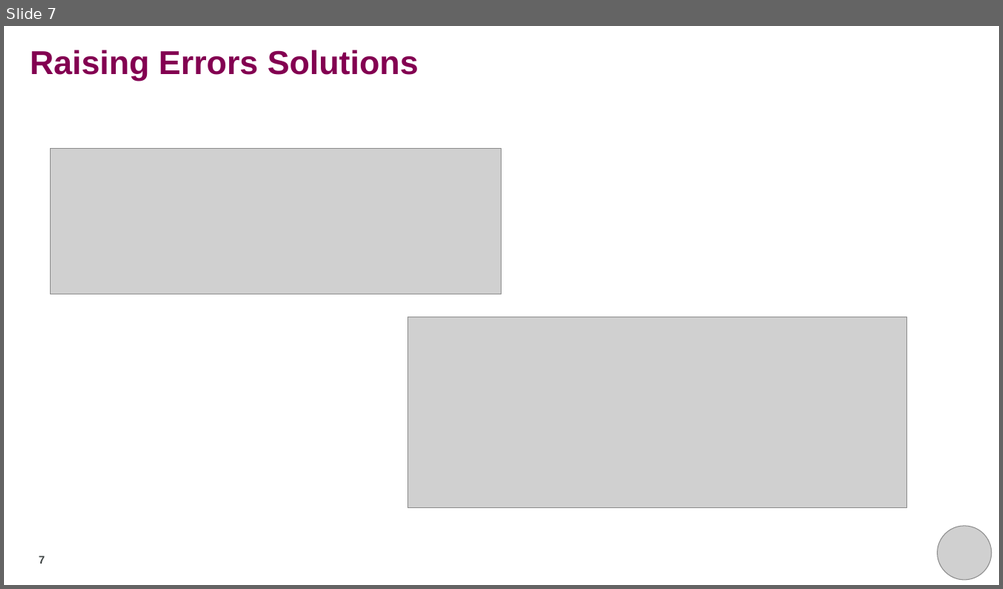
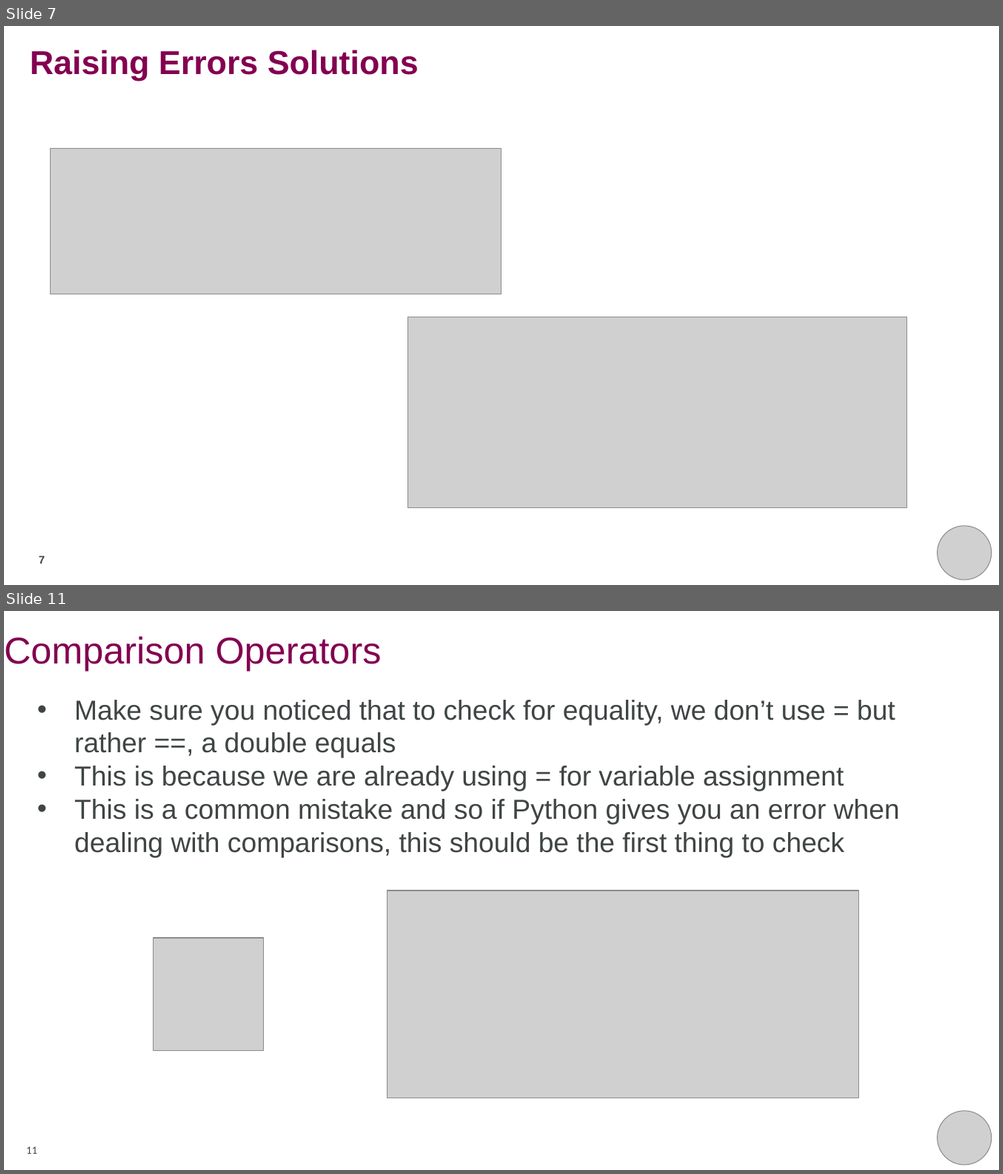
Before and after one commit to rkhetani/beginners-python, a slide deck: additional_notes/extra_notes.pptx. Shown one above the other, each under a label of ours: slide 7 before the commit, slides 7 and 11 after it; the slides between them are not shown. The pictures are 1003x589 and 1003x1174 pixels, drawn with LibreOffice and Linux fonts; fonts in the diff are those of the drawing; grey boxes stand for pictures; background and template pictures are left out. Boxes give left, top, right and bottom in pixels: in the first picture for what was removed or moved away, otherwise in the second. Text is boxed around its words. In the diff, an @@ line names an element or a change of style, - is before the commit and + after.

```diff
--- a/additional_notes/extra_notes.pptx
+++ b/additional_notes/extra_notes.pptx
@@ slide 11 added at (x1=4, y1=611, x2=999, y2=1170), background #FFFFFF @@
@@ title added at (x1=4, y1=636, x2=381, y2=671), 36 pt, text #830051 @@
+Comparison Operators
@@ text added at (x1=74, y1=700, x2=899, y2=857), 26.7 pt, text #3F4444 @@
+• Make sure you noticed that to check for equality, we don’t use = but rather ==, a double equals
+• This is because we are already using = for variable assignment
+• This is a common mistake and so if Python gives you an error when dealing with comparisons, this should be the first thing to check
@@ picture added at (x1=387, y1=891, x2=858, y2=1098) @@
@@ picture added at (x1=153, y1=938, x2=263, y2=1051) @@
@@ picture added at (x1=937, y1=1111, x2=992, y2=1165) @@
@@ page number added at (x1=26, y1=1147, x2=37, y2=1154), 10.5 pt, text #3F4444 @@
+11
```
Also in this commit, not shown: 4 other slides added.
